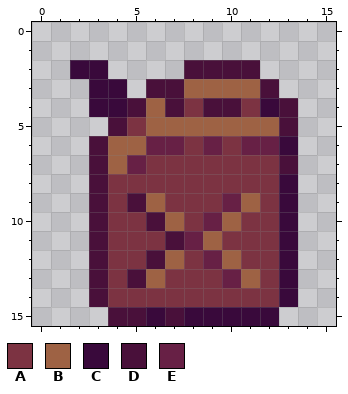
Edited in one commit: pixel-art sprite (Assets/Car game v4/Oil can/Oil can.png). Above, as it was before the edit.
The file is 16x16 pixels.
Palette (. is transparent): A #7c3342  B #9e6244  C #39093b  D #49103a  E #672045
Pixels before, first column x 2:
 2 CC....DDDD..
 3 .CC.DDBBBBD.
 4 .CCDBDADDACD
 5 ..DABBBBBBBD
 6 .DBBEEAEAEEC
 7 .DBEAAAAAAAD
 8 .DAAAAAAAAAC
 9 .DADBAAAEBAC
10 .DAADBAEBAAC
11 .DAAADEBAAAC
12 .DAADBAEBAAC
13 .DADBAAAEBAC
14 .DAAAAAAAAAC
15 ..DDCDCCCCC.
After the commit:
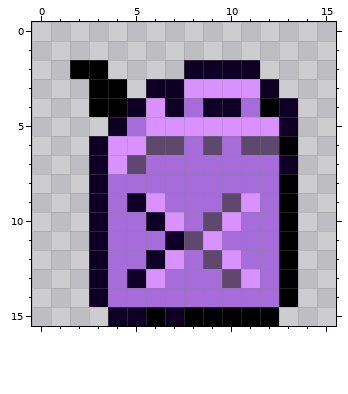
Changes in this commit:
colour A: #7c3342 -> #a66dda
colour B: #9e6244 -> #d991ff
colour C: #39093b -> #000000
colour D: #49103a -> #0e0024
colour E: #672045 -> #5e486d
Pixel boxes of the changes (left, top, right, bottom) in both pictures:
changed: (70, 60, 298, 326)
